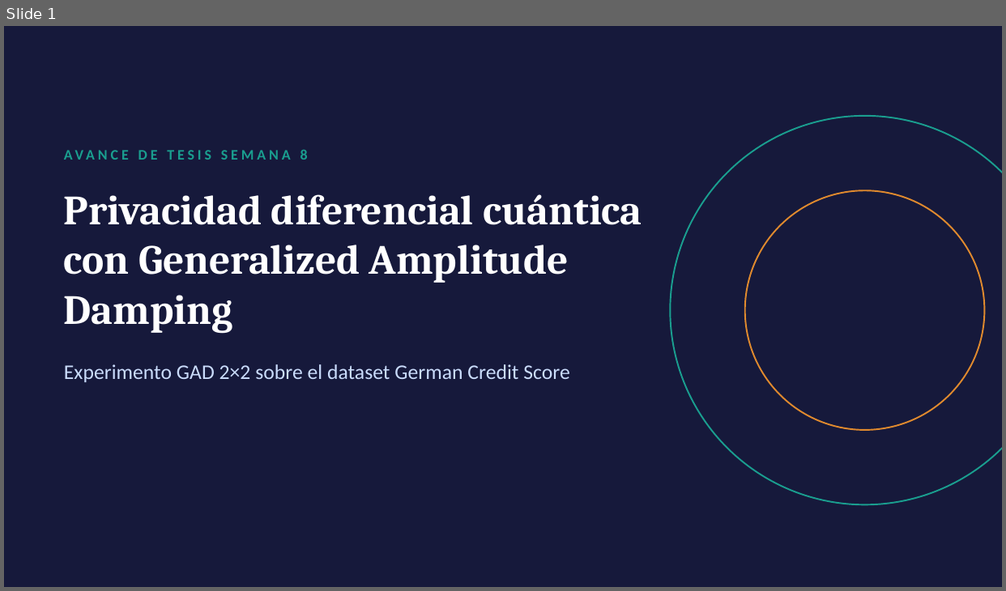
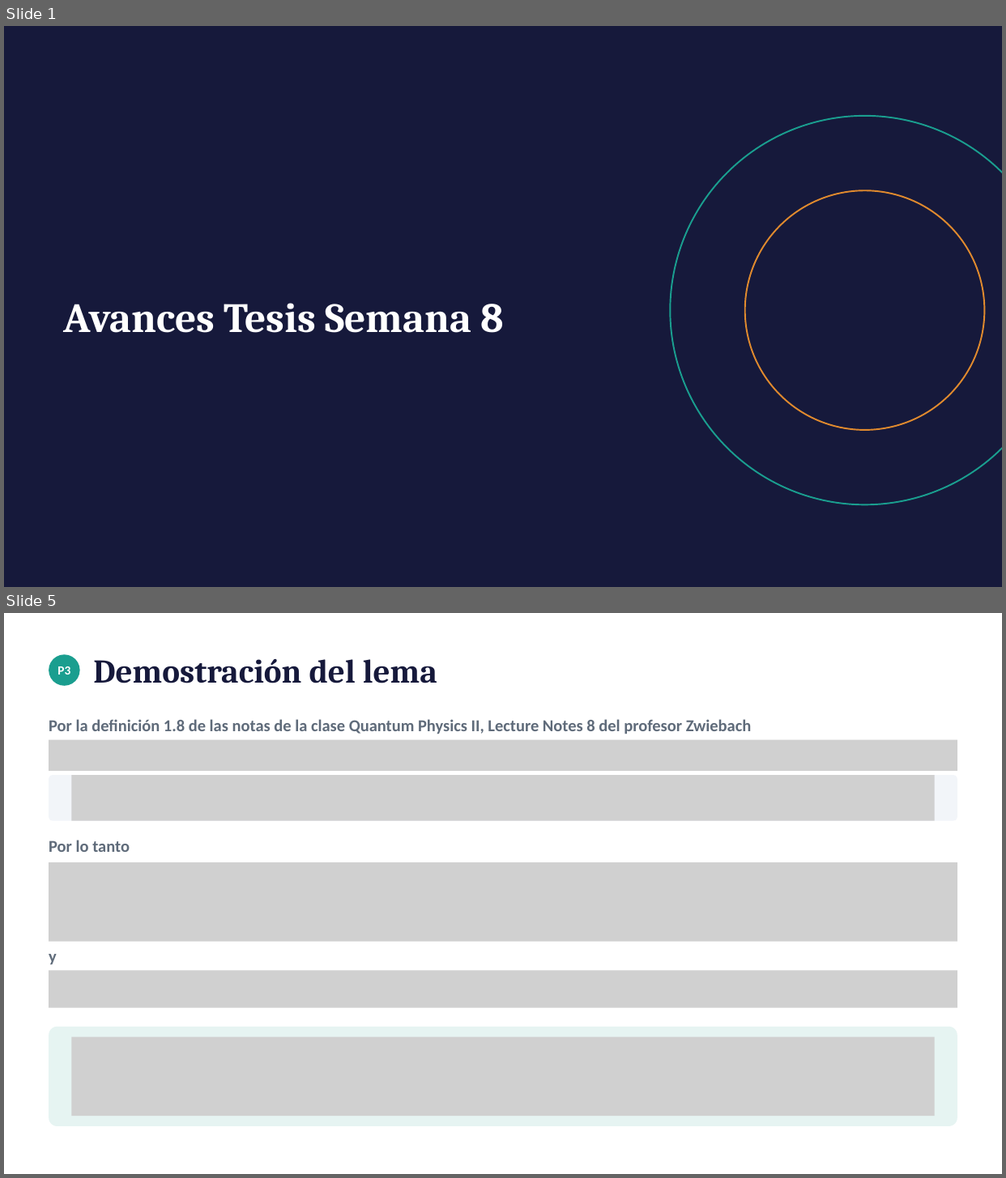
Before and after one commit to tomasSiSa18/TesisPregrado, a slide deck: PresentacionSemana8/PresentacionSemana8.pptx. Shown one above the other, each under a label of ours: slide 1 before the commit, slides 1 and 5 after it; the slides between them are not shown. The pictures are 1006x591 and 1006x1178 pixels, drawn with LibreOffice and Linux fonts; fonts in the diff are those of the drawing; grey boxes stand for pictures. Boxes give left, top, right and bottom in pixels: in the first picture for what was removed or moved away, otherwise in the second. Text is boxed around its words. In the diff, an @@ line names an element or a change of style, - is before the commit and + after.

Commit message:
Presentacion y ajustes al experimento GAD

```diff
--- a/PresentacionSemana8/PresentacionSemana8.pptx
+++ b/PresentacionSemana8/PresentacionSemana8.pptx
@@ slide 5 added at [4, 613, 1002, 1174], background #FFFFFF @@
@@ ellipse added at [49, 655, 80, 687], fill #1A9E8F @@
@@ text added at [93, 659, 437, 683], 32 pt, text #16193B, bold @@
+Demostración del lema
@@ text added at [57, 666, 70, 675], 12 pt, text #FFFFFF, bold @@
+P3
@@ text added at [49, 719, 752, 734], 16 pt, text #5F6B7A, bold @@
+Por la definición 1.8 de las notas de la clase Quantum Physics II, Lecture Notes 8 del profesor Zwiebach
@@ picture added at [49, 739, 957, 771] @@
@@ rounded rectangle added at [49, 776, 957, 821], fill #F2F5F9 @@
@@ picture added at [71, 776, 935, 821] @@
@@ text added at [49, 840, 130, 852], 16 pt, text #5F6B7A, bold @@
+Por lo tanto
@@ picture added at [49, 862, 957, 942] @@
@@ text added at [49, 954, 57, 965], 16 pt, text #5F6B7A, bold @@
+y
@@ picture added at [49, 971, 957, 1008] @@
@@ rounded rectangle added at [49, 1027, 957, 1127], fill #E6F4F2 @@
@@ picture added at [71, 1037, 935, 1117] @@
@@ slide 1 changed as well @@
@@ text removed at [300, 149, 308, 160] @@
-AVANCE DE TESIS SEMANA 8
@@ text at [64, 303, 505, 333]: text changed @@
-Privacidad diferencial cuántica con Generalized Amplitude Damping
+Avances Tesis Semana 8
@@ text removed at [64, 365, 569, 382] @@
-Experimento GAD 2×2 sobre el dataset German Credit Score
```
Also in this commit, not shown: 8 other slides changed, 9 other slides added, 5 slides removed, 1 other file.
